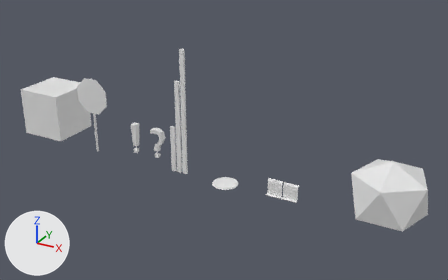
The Blender file resources/meshes/static/misc.blend: old version first, new version second.
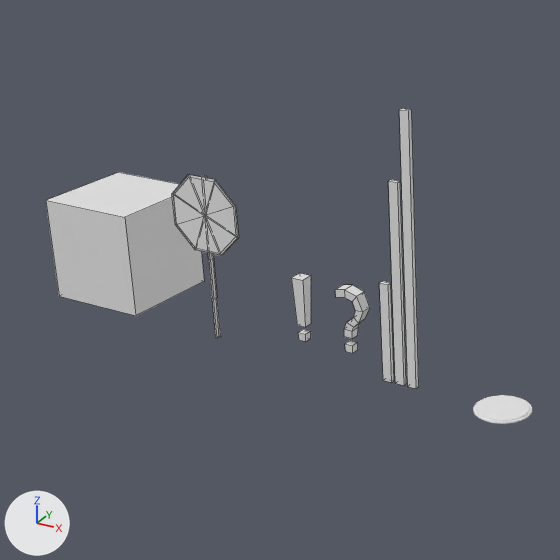
Each version is shown whole from a 50 mm lens placed at (9.91, -8.97, 5.36), pointed at (4.84, 0.25, 0.75), then close up on the part from 0% to 56% of the width and 0% to 90% of the height. Arrows for +X, +Y and +Z are at lower left; the lights stay in place. The close-ups show mesh edges as thin lines.

Script lines for the objects in view, before the commit:
```python
me_block = bpy.data.meshes.new('block')
me_block.from_pydata(...)  # a box spanning x 0.0..1.0, y 0.0..1.0, z 0.0..1.0
me_twobyfourbyeight = bpy.data.meshes.new('twoByFourByEight')
me_twobyfourbyeight.from_pydata(...)  # a box spanning x -0.04..0.04, y -0.02..0.02, z 0.0..2.44
me_twobyfourbythree = bpy.data.meshes.new('twoByFourByThree')
me_twobyfourbythree.from_pydata(...)  # a box spanning x -0.045..0.044, y -0.019..0.019, z 0.0..0.914
ob_block = bpy.data.objects.new('block', me_block)
ob_block.location = (0.0, 0.0, 0.0)
ob_twobyfourbyeight = bpy.data.objects.new('twoByFourByEight', me_twobyfourbyeight)
ob_twobyfourbyeight.location = (4.125, 0.0, 0.0)
ob_twobyfourbythree = bpy.data.objects.new('twoByFourByThree', me_twobyfourbythree)
ob_twobyfourbythree.location = (3.875, 0.0, 0.0)
# also in view: 'twoByFourBySix' at (4.0, 0.0, 0.91); 'exclamationMark' at (3.0, 0.0, 0.5); 'questionMark' at (3.54, 0.0, 0.5); 'stopSign' at (2.0, -0.01, 0.78); 'displayPlatform' at (5.0, 0.0, 0.01)
```
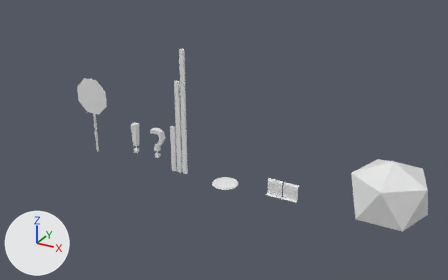
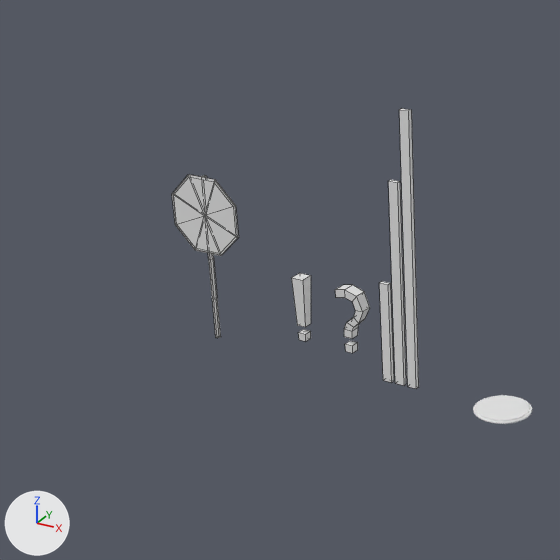
Changed parts and their boxes [x1, y1, x2, y2] in the close-ups (560 x 560 px):
'block', deleted: before [46, 172, 204, 316]

The change in detail:
Object 'block' (ob_block) is deleted.
